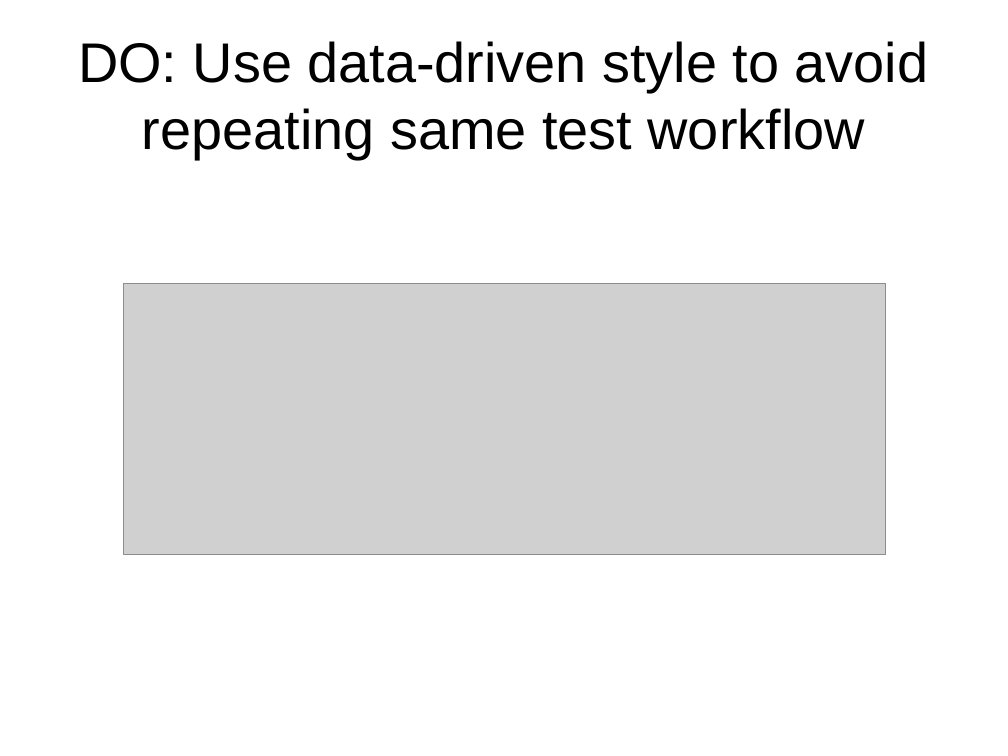
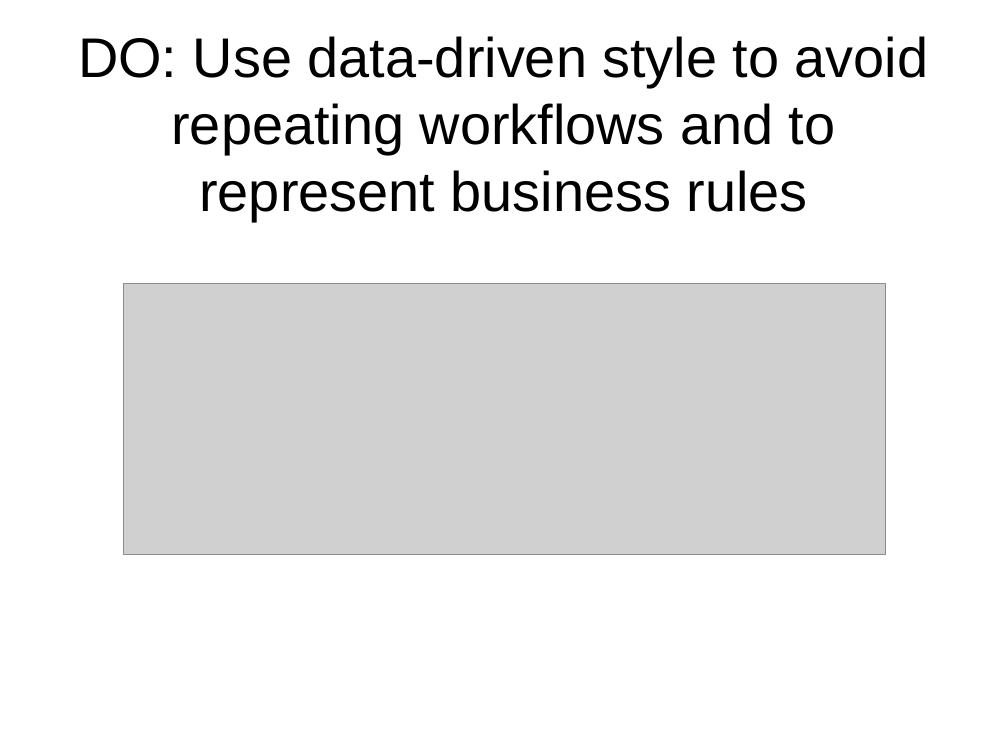
Before and after one commit to robotframework/DosDontsSlides, a slide deck: slide 11 of RobotFrameworkDosAndDonts.odp. Drawn at 1008x756 pixels with LibreOffice and Linux fonts; fonts in the diff are those of the drawing; grey boxes stand for pictures. Boxes give left, top, right and bottom in pixels: in the first picture for what was removed or moved away, otherwise in the second. Text is boxed around its words. In the diff, an @@ line names an element or a change of style, - is before the commit and + after.

```diff
--- a/RobotFrameworkDosAndDonts.odp
+++ b/RobotFrameworkDosAndDonts.odp
@@ title at <box>78,36,929,221</box>: text changed @@
-DO: Use data-driven style to avoid repeating same test workflow
+DO: Use data-driven style to avoid repeating workflows and to represent business rules
```
Also in this commit, not shown: 6 other slides changed.
